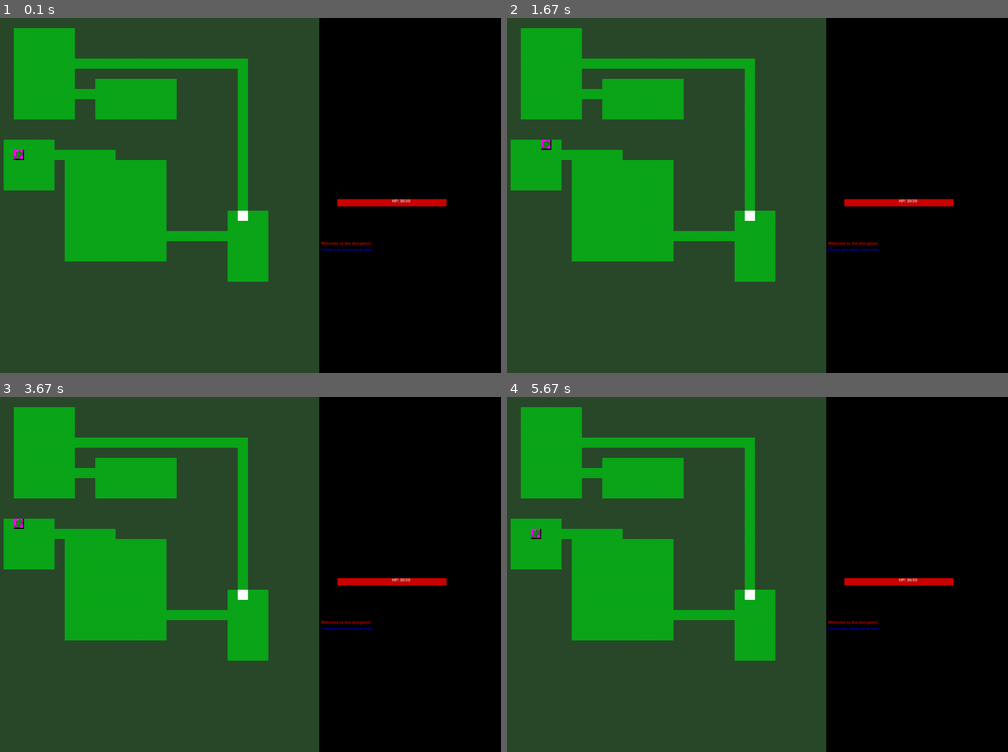
Above: before the commit, frames 1-4 (two rows, left to right).
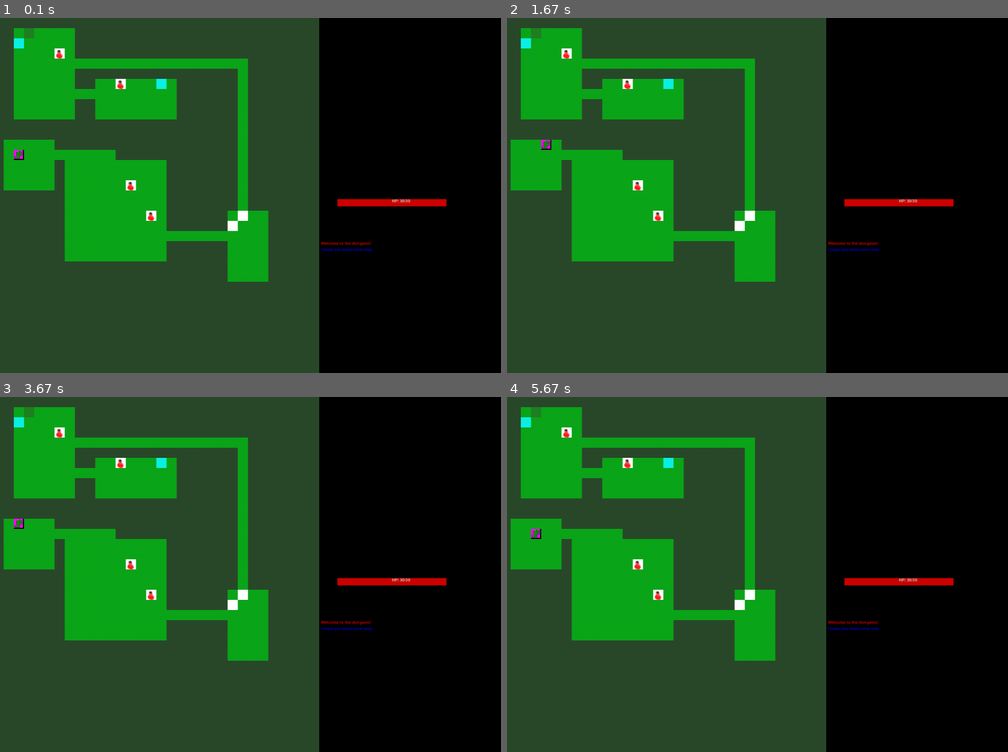
Above: after the commit, the same moments.

Repository: flyguy10269/pygametutorial
Game: pygame game, started from pygametut.py
Same seed, same stepped clock (60 frames per second), same inputs: the game is played once before the commit and once after it. The source is Python 2; it was converted automatically to run under Python 3.
Inputs:
- Up to frame 1 (0.1 s): no input
- Up to frame 2 (1.67 s): tap G at 0.33 s; hold Right 0.67-1.13 s; hold Up 1.17-1.47 s; hold Right from 1.5 s (still down)
- Up to frame 3 (3.67 s): release Right at 1.97 s; hold Left 2-2.53 s; hold Down 2.57-2.87 s; hold Left 2.9-3.3 s; hold Up from 3.33 s (still down)
- Up to frame 4 (5.67 s): release Up at 3.7 s; hold Right 3.73-4.37 s; hold Down 4.4-4.77 s; hold Left 4.8-5.27 s; hold Right from 5.3 s (still down)

The runs differ from the first frame. In frame 1, 0.5% of the frame differs, in the area x 2-48%, y 2-60%; in frame 2, 0.5%; in frame 3, 0.5%; in frame 4, 0.5%.

Commit message:
added health potion image and item class

Diff:
--- a/pygametut.py
+++ b/pygametut.py
@@ -8,7 +8,7 @@
 
 
 pg.init()
-#linux
+
 PLAYER_IMAGE = os.path.join("data","images","snake.png")
 CORPSE_IMAGE = os.path.join("data","images","corpse.png")
 WALL_IMAGE = os.path.join("data","images","wall.png")
@@ -17,11 +17,13 @@
 ORC_IMAGE = os.path.join("data","images","orc.png")
 SLIME_IMAGE = os.path.join("data","images","slime.png")
 SKELETON_IMAGE = os.path.join("data","images","skeleton.png")
+HEALING_POTION_IMAGE = os.path.join("data","images","hp_potion.png")
 
 ROOM_MAX_SIZE = 10
 ROOM_MIN_SIZE = 4
 MAX_ROOMS = 30
 MAX_ROOM_MONSTERS=3
+MAX_ROOM_ITEMS=2
 
 fullscreen = False
 
@@ -30,7 +32,11 @@
 			'blue':(0,0,205),
 			'red':(205,0,0),
 			'black':(0,0,0),
-			'white':(205,205,205)
+			'white':(205,205,205),
+			'orange':(255,128,0),
+			'pink':(255,0,255),
+			'lightblue':(0,255,255),
+			'grey':(128,128,128)
 			}
 
 BGCOLOR = colors['black']
@@ -95,13 +101,16 @@
 					self.y1 <= other.y2 and self.y2 >= other.y1)
 
 class Object:
-	def __init__(self, x, y, image,name, blocks=False, fighter=None, ai=None):
+	def __init__(self, x, y, image,name, blocks=False, fighter=None, ai=None, item=None):
 		self.x = x
 		self.y = y
 		self.image = image
 		self.surfaceImage = pg.image.load(image).convert()
 		self.name = name
 		self.blocks = blocks
+		self.item = item
+		if self.item:	#let the item component know who owns it
+			self.item.owner = self
 
 		self.fighter = fighter
 		if self.fighter: #let the fighter component know who owns it
@@ -144,6 +153,18 @@
 
 	def clear(self):
 		window.fill(BGCOLOR,pg.Rect((self.x,self.y),(TILE_SIZE,TILE_SIZE)))
+
+class Item:
+	#an item that can be picked up and used
+	def pick_up(self):
+		#add to the player's inventory and remove from the map
+		if len(inventory) >= 26:
+			message('Your inventory is full, cannot pick up ' + self.owner.name +
+				'.', colors['lightblue'])
+		else:
+			inventory.append(self.owner)
+			objects.remove(self.owner)
+			message('you picked up a ' + self.owner.name + '!',colors['green'])
 
 class Fighter():
 	#combat related properties and methods
@@ -170,7 +191,7 @@
 		if damage > 0:
 			#make the target take some damage
 			message(self.owner.name + ' attacks ' + target.name + ' for ' + str(damage) + ' hit points',
-				colors['red'])
+				colors['orange'])
 			target.fighter.take_damage(damage)
 		else:
 			message(self.owner.name + ' attacks ' + target.name + ' but it has no effect',colors['blue'])
@@ -215,8 +236,8 @@
 
 	for r in range(num_monsters):
 		#choose random spot for this monster
-		x = random.randint(room.x1, room.x2)
-		y = random.randint(room.y1, room.y2)
+		x = random.randint(room.x1+1, room.x2-1)
+		y = random.randint(room.y1+1, room.y2-1)
 
 		if not is_blocked(x, y):
 
@@ -248,6 +269,22 @@
 					fighter=fighter_component,ai=ai_component)
 			objects.append(monster)
 
+def place_items(room):
+	num_items = random.randint(0,MAX_ROOM_ITEMS)
+	for i in range(num_items):
+		#choose a random spot for items
+		x = random.randint(room.x1+1, room.x2-1)
+		y = random.randint(room.y1+1, room.y2-1)
+
+		#only place an item if the tile is not blocked
+		if not is_blocked(x, y):
+			#create a healing potion
+			item_component = Item()
+			item = Object(x, y, HEALING_POTION_IMAGE,'healing potion',item=item_component)
+
+			objects.append(item)
+			item.send_to_back()	#items appear below other objects
+
 def random_percentage():
 
 	return (random.randint(0,100))
@@ -307,6 +344,7 @@
 
 			else:
 				place_monsters(new_room)
+				place_items(new_room)
 				#all rooms after the first
 				(prev_x, prev_y) = rooms[num_rooms -1].center()
 
@@ -376,6 +414,7 @@
 		panel.blit(message,(MSG_X,MSG_Y+(y*FONT_SIZE)))
 		y+=1
 
+	#draw name of object under the mouse
 	under_object = font.render(get_names_under_mouse(),AntiA,colors['white'])
 	panel.blit(under_object,(5,5))
 
@@ -438,6 +477,12 @@
 			elif event.key == K_F7:
 				player.fighter.take_damage(7)
 				message('You deal 7 damage to yourself')
+			elif event.key == K_g:
+				#pick up an item
+				for object in objects:	#look for an item in the players tile
+					if object.x == player.x and object.y == player.y and object.item:
+						object.item.pick_up()
+						break
 
 			if game_state == 'playing':
 				if event.key == K_RIGHT:
@@ -473,6 +518,11 @@
 		if obj.x == x and obj.y == y]
 
 	names = ' , '.join(names)	#join the names, seperated by commas
+
+	#display names by mouse cursor
+	under_object = font.render(names.capitalize(),AntiA,colors['black'])
+	window.blit(under_object,(mouse[0]+15,mouse[1]))
+
 	return names.capitalize()	#capitalize first letter of names
 
 #FUTURE FOV CALCULATION
@@ -485,6 +535,7 @@
 fighter_component = Fighter(hp=30,defense=2,power=50,death_function=player_death)
 player = Object(1,1,PLAYER_IMAGE,'player',blocks=True,fighter=fighter_component)
 objects = [player]
+inventory = []
 
 make_map()
 wallSurface = pg.image.load(WALL_IMAGE).convert()
Binary file added: data/images/hp_potion.png
